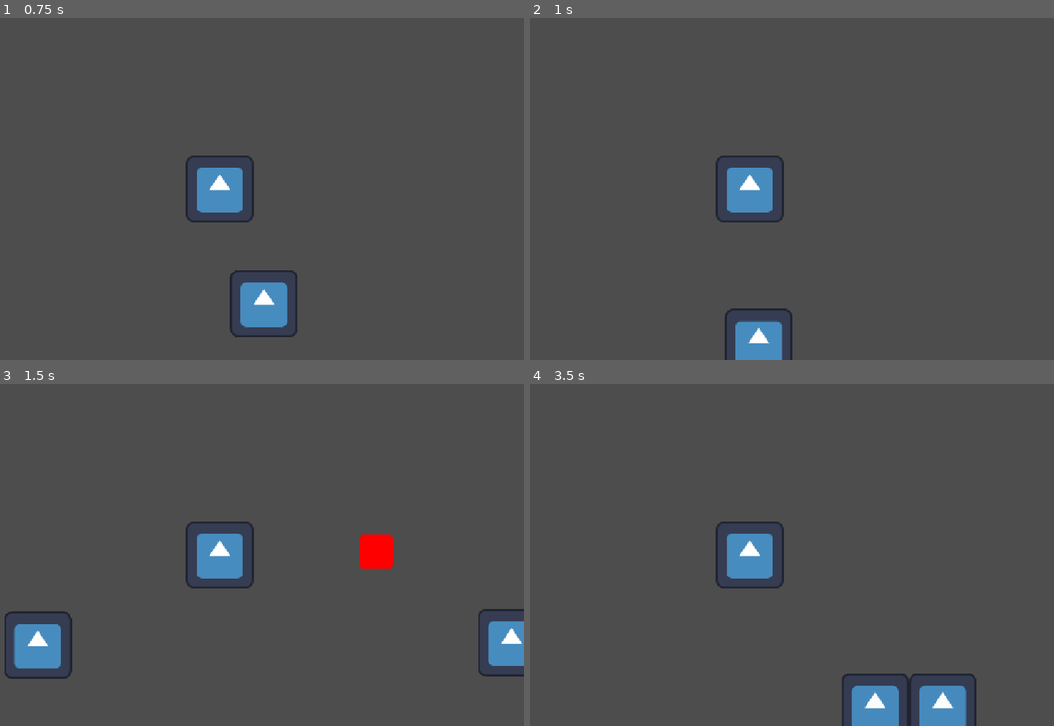
Above: before the commit, frames 1-4 (two rows, left to right).
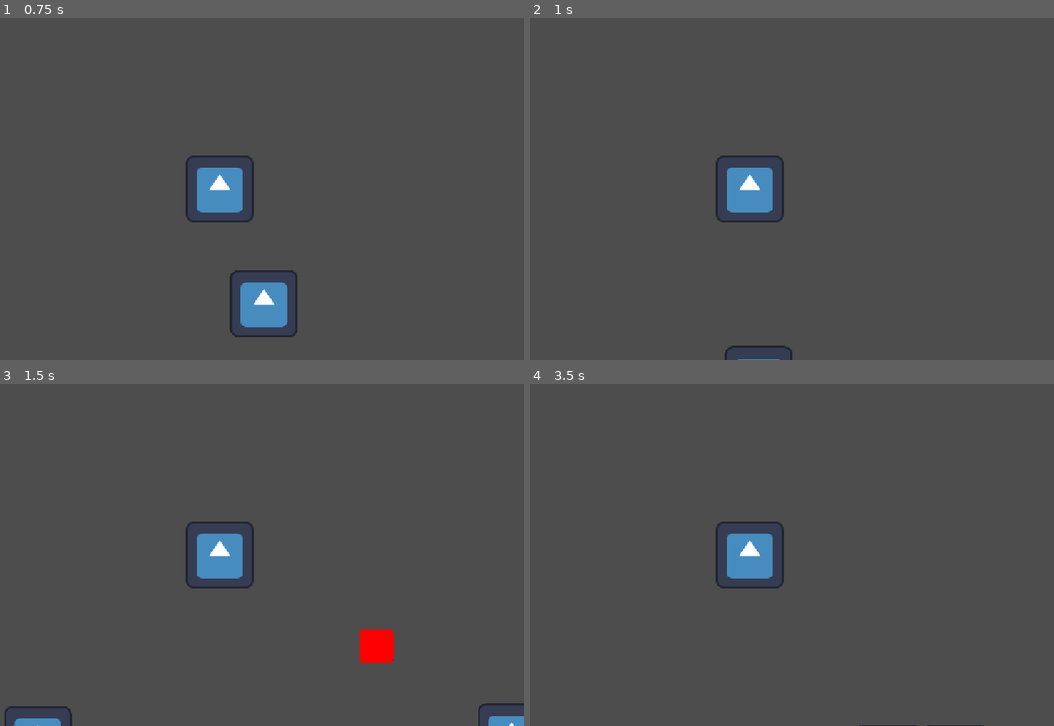
Above: after the commit, the same moments.

Repository: LoganG619/Wolfjam
Game: Godot game, scene res://Scenes/level_1.tscn
Same seed, same stepped clock (60 frames per second), same inputs: the game is played once before the commit and once after it. The project has no main scene, so this scene is started directly. The engine's default icon, where the game draws it, is replaced by a stand-in: a white triangle on a blue panel in a dark square.
Inputs:
- Up to frame 1 (0.75 s): hold D (MoveRight) from 0.53 s (still down); tap Space (Jump) at 0.6 s
- Up to frame 2 (1 s): keep holding D (MoveRight); tap Space (Jump) at 0.77 s
- Up to frame 3 (1.5 s): keep holding D (MoveRight); tap Space (Jump) at 1.07 s; tap Shift (Dash) at 1.35 s
- Up to frame 4 (3.5 s): tap Space (Jump) at 1.52, 1.55, 1.82, 2.3, 3.02, 3.05, 3.32 s; release D (MoveRight) at 2.03 s; hold A (MoveLeft) from 2.03 s (still down); tap 1 (SwapToBlack) at 2.1 s; tap 2 (SwapToWhite) at 2.85 s

Frame 1 is identical in both runs. In frame 2, 1.2% of the frame differs, in the area x 37-51%, y 84-100%; in frame 3, 4.4%, in the area x 0-100%, y 44-100%; in frame 4, 2.6%.

Commit message:
Double jump fix

Diff:
--- a/Characters/player.gd
+++ b/Characters/player.gd
@@ -26,7 +26,7 @@
 	if not is_on_floor():
 		velocity += get_gravity() * delta
 	else :
-		doubleJumped = true
+		doubleJumped = false
 
 	# Jumping
 	if Input.is_action_just_pressed("Jump") and is_on_floor():
